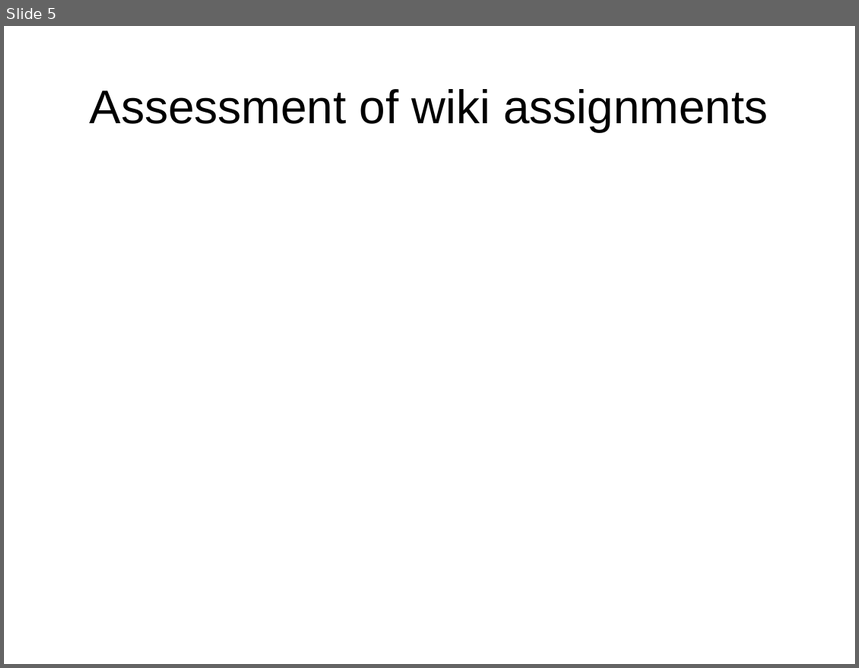
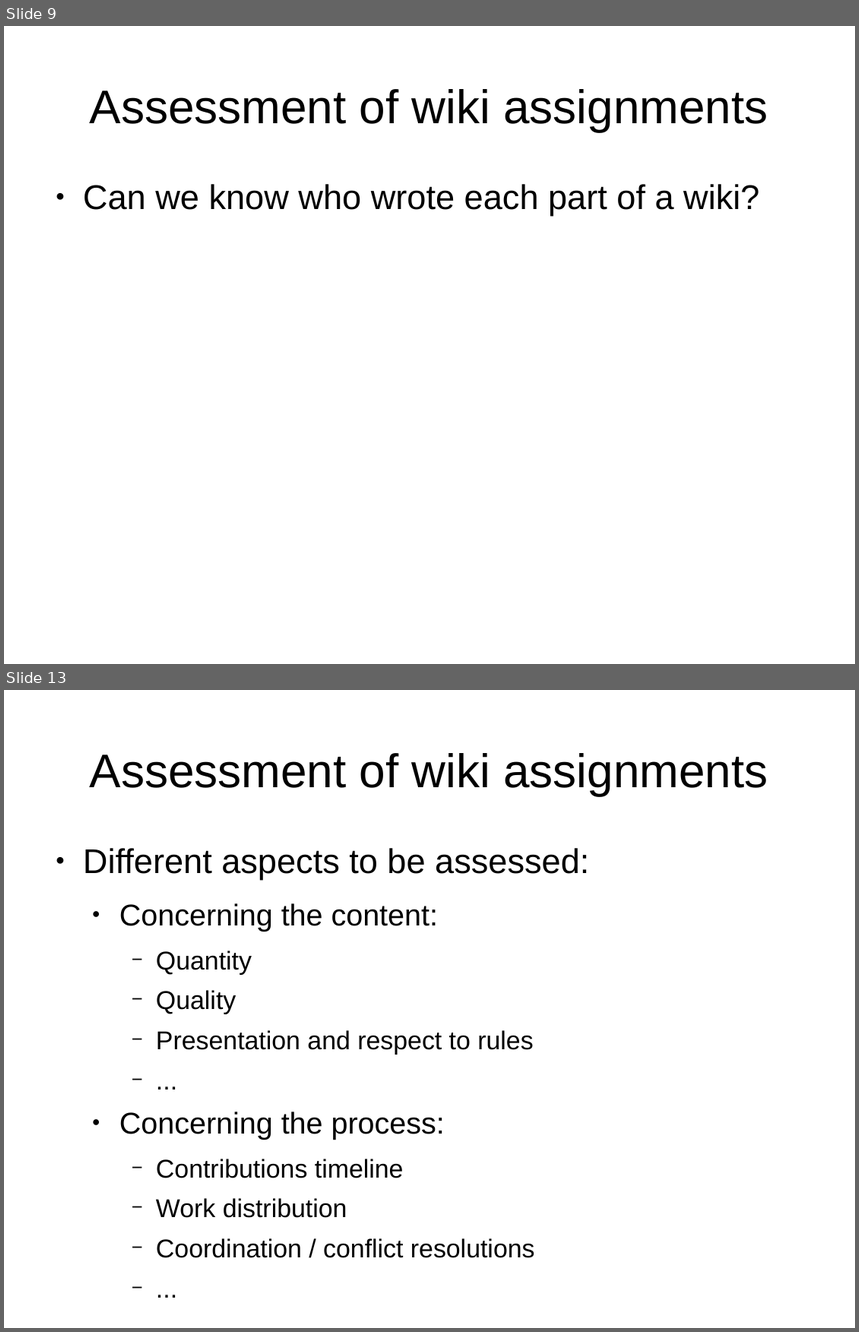
Before and after one commit to DrPantera/wikis4education, a slide deck: brunel-2014/wiki-assessment.odp. Shown one above the other, each under a label of ours: slide 5 before the commit, slides 9 and 13 after it; the slides between them are not shown. The pictures are 859x668 and 859x1332 pixels, drawn with LibreOffice and Linux fonts; fonts in the diff are those of the drawing. Boxes give left, top, right and bottom in pixels: in the first picture for what was removed or moved away, otherwise in the second. Text is boxed around its words. In the diff, an @@ line names an element or a change of style, - is before the commit and + after.

```diff
--- a/brunel-2014/wiki-assessment.odp
+++ b/brunel-2014/wiki-assessment.odp
@@ slide 13 added at bbox=[4, 690, 855, 1328], background #FFFFFF @@
@@ title added at bbox=[90, 753, 768, 796], 44 pt, text #000000 @@
+Assessment of wiki assignments
@@ text added at bbox=[83, 848, 589, 1258], 24 pt, text #000000 @@
+● Different aspects to be assessed:
+  ● Concerning the content:
+    − Quantity
+    − Quality
+    − Presentation and respect to rules
+    − ...
+  ● Concerning the process:
+    − Contributions timeline
+    − Work distribution
+    − Coordination / conflict resolutions
+    − ...
@@ what was slide 5 is now slide 9 @@
@@ slide 9 changed as well @@
@@ text added at bbox=[83, 184, 759, 216], 32 pt, text #000000 @@
+● Can we know who wrote each part of a wiki?
```
Also in this commit, not shown: 2 other slides changed, 30 other slides added, 5 slides removed.
